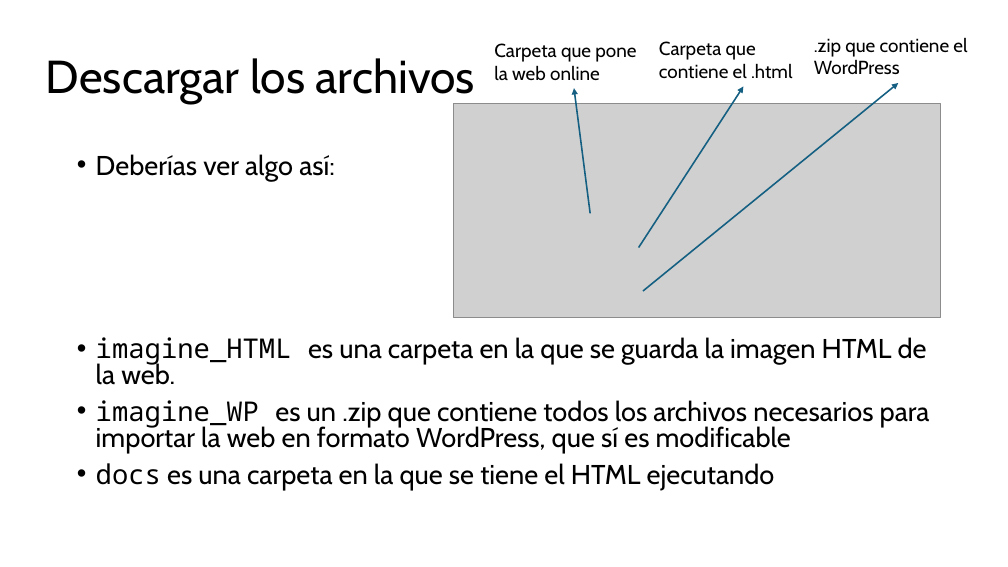
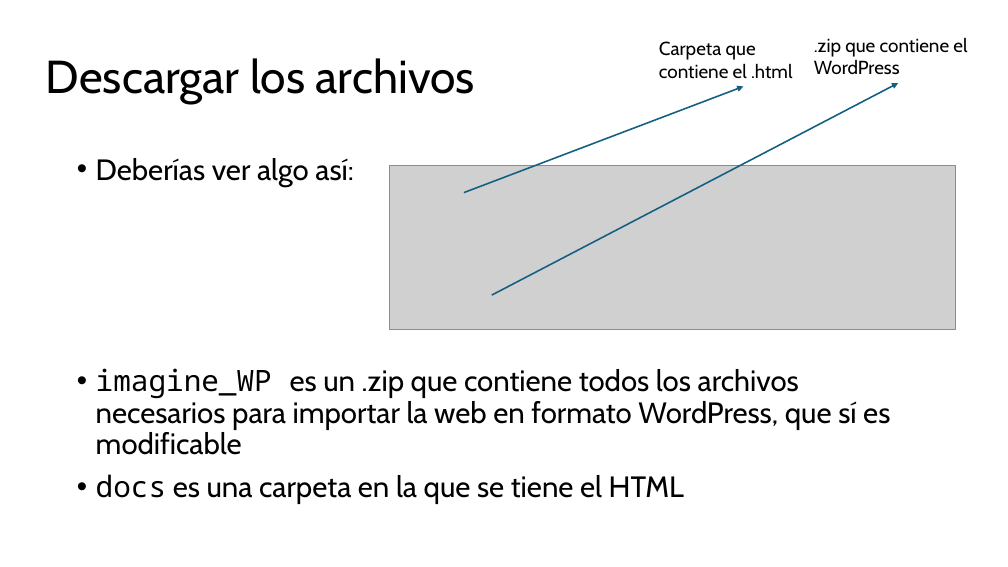
Before and after one commit to imagine-uo/imagine-uo.github.io, a slide deck: slide 9 of Guía para editar la web del grupo.pptx (slide 8 before the commit). Drawn at 1008x567 pixels with LibreOffice and Linux fonts; fonts in the diff are those of the drawing; grey boxes stand for pictures. Boxes give left, top, right and bottom in pixels: in the first picture for what was removed or moved away, otherwise in the second. Text is boxed around its words. In the diff, an @@ line names an element or a change of style, - is before the commit and + after.

```diff
--- a/Guía para editar la web del grupo.pptx
+++ b/Guía para editar la web del grupo.pptx
@@ text removed at [494, 43, 636, 81] @@
-Carpeta que pone
-la web online
@@ arrow moved from (639, 247) - (743, 86) to (464, 193) - (743, 86) @@
@@ arrow moved from (644, 291) - (898, 83) to (492, 295) - (898, 83) @@
@@ arrow removed from (591, 213) to (574, 88) @@
@@ text at [96, 158, 890, 455]: size 25.9 to 28 pt in "Deberías ver algo así:", "imagine_WP es un .zip que contiene todos ..."; line spacing 0.8 to 0.9 @@
@@ picture: place and size @@
-picture at [454, 104, 941, 318]
+picture at [389, 166, 956, 330]
@@ text at [96, 337, 927, 385]: paragraph removed @@
-• imagine_HTML es una carpeta en la que se guarda la imagen HTML de la web.
@@ text at [96, 474, 684, 504]: text changed; size 25.9 to 28 pt @@
-• docs es una carpeta en la que se tiene el HTML ejecutando
+• docs es una carpeta en la que se tiene el HTML
```
Also in this commit, not shown: 4 other slides changed, 3 slides added, 5 slides removed, 1 other file.
